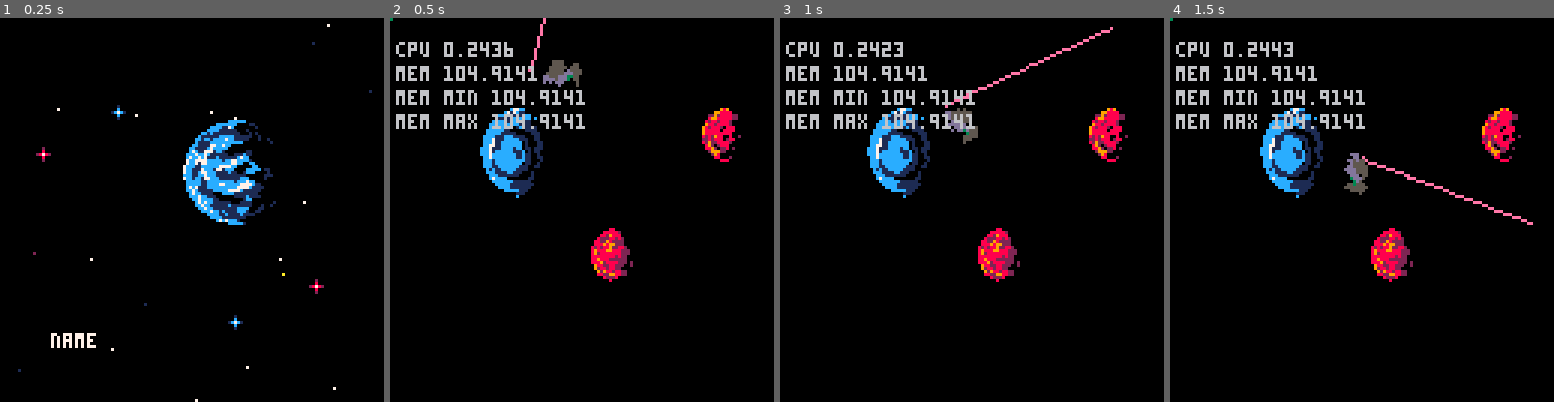
Above: before the commit, frames 1-4 (left to right).
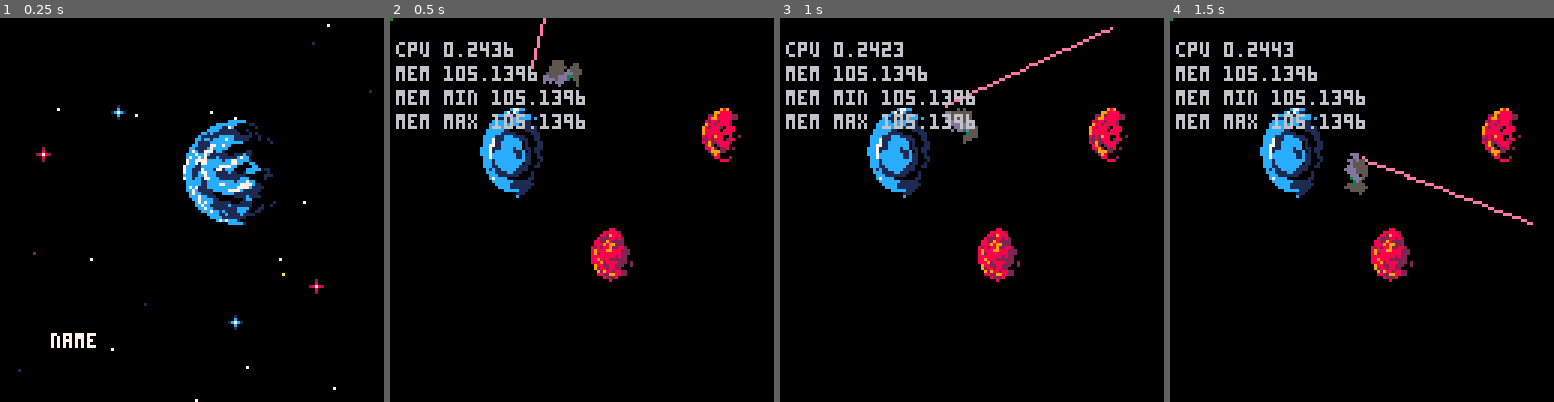
Above: after the commit, the same moments.

Repository: woofers/discord-jam-2
Game: PICO-8 cartridge discord-jam-2.p8
Same seed, same stepped clock (60 frames per second), same inputs: the game is played once before the commit and once after it.
Inputs:
- Up to frame 1 (0.25 s): no input
- Up to frame 2 (0.5 s): tap X (X key) at 0.33 s
- Up to frame 3 (1 s): tap O (Z key) at 0.7 s
- Up to frame 4 (1.5 s): tap X (X key) at 1.07 s

Frame 1 is identical in both runs. In frame 2, 0.5% of the frame differs, in the area x 20-51%, y 12-29%; in frame 3, 0.5%; in frame 4, 0.5%.

Commit message:
Fix planet respawning

Diff:
--- a/discord-jam-2.p8
+++ b/discord-jam-2.p8
@@ -566,10 +566,14 @@
       self.planet = self.planets:hit_planet(hit_x, hit_y, direction)
    end
    local offset_x, offset_y = self.planet:offset()
-   if self.planets:remaining() <= 2 then
-      self.planets:pop()
-      self.planets:push(planet(self.planets:count()))
-   end
+   local spawn_new = function()
+     if self.planets:remaining() <= 2 then
+        self.planets:pop()
+        self.planets:push(planet(self.planets:count()))
+     end
+   end
+   spawn_new()
+   spawn_new()
    local new_pos = { x=self.planet.x + offset_x, y=self.planet.y + offset_y }
    local offset_pos = self:set_pos(t)
    new_pos.x += offset_pos.x
